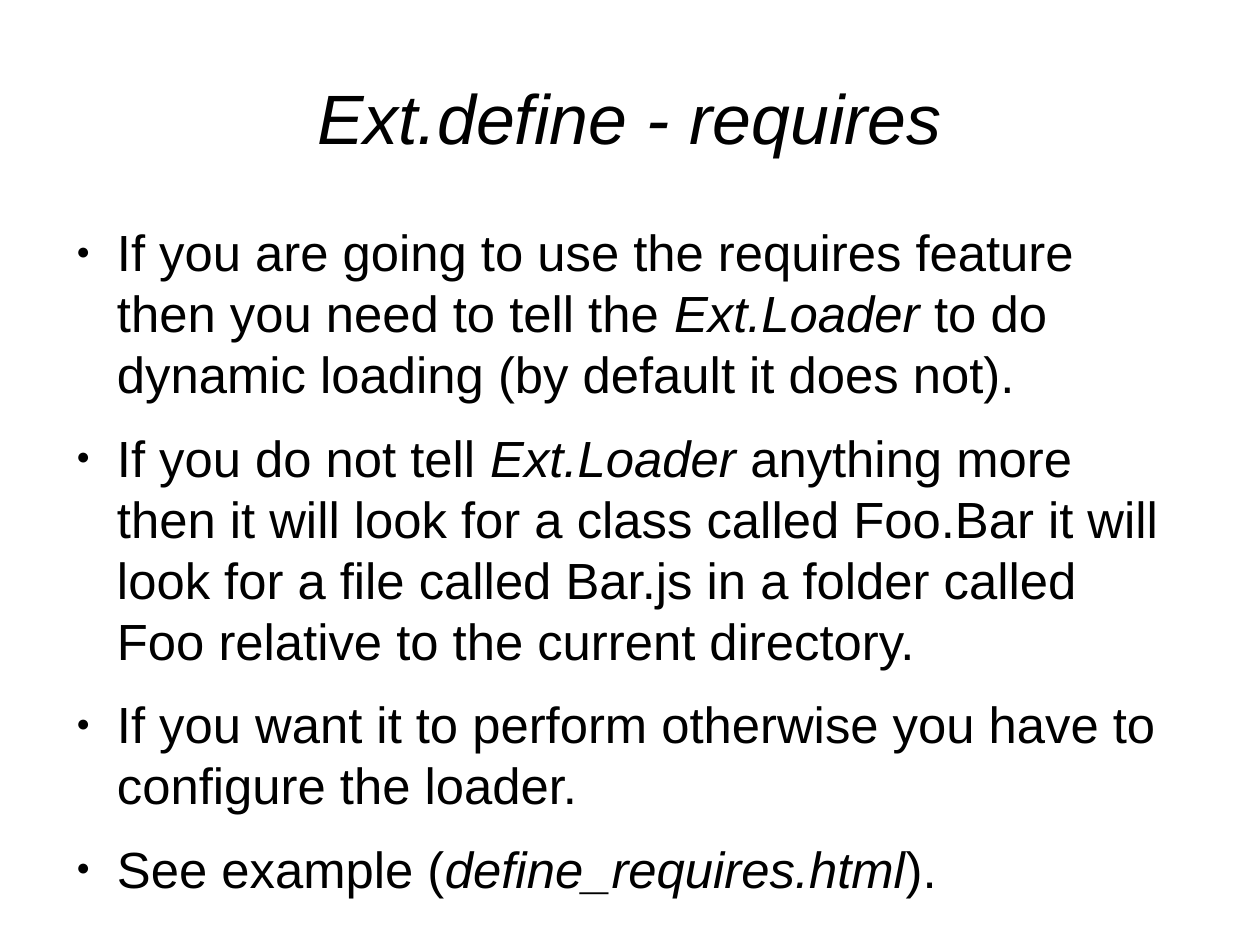
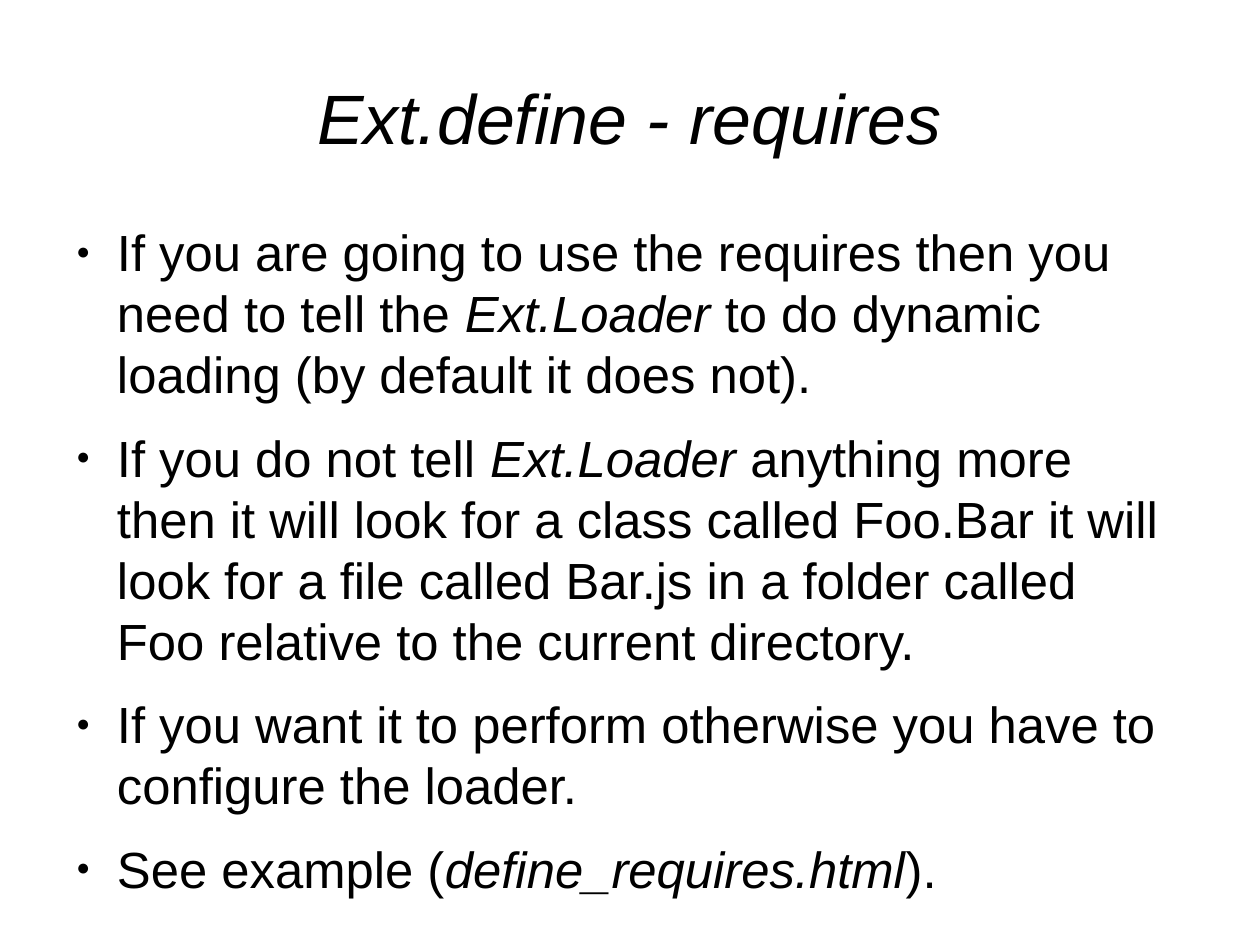
Before and after one commit to veltzer/demos, a slide deck: slide 22 of javascript/extjs/doc/extjs_oo.odp. Drawn at 1260x945 pixels with LibreOffice and Linux fonts; fonts in the diff are those of the drawing. Boxes give left, top, right and bottom in pixels: in the first picture for what was removed or moved away, otherwise in the second. Text is boxed around its words. In the diff, an @@ line names an element or a change of style, - is before the commit and + after.

```diff
--- a/javascript/extjs/doc/extjs_oo.odp
+++ b/javascript/extjs/doc/extjs_oo.odp
@@ text at (117,234,1110,404): text changed @@
-● If you are going to use the requires feature then you need to tell the Ext.Loader to do dynamic loading (by default it does not).
+● If you are going to use the requires then you need to tell the Ext.Loader to do dynamic loading (by default it does not).
```
Also in this commit, not shown: 2 other slides changed, 6 other files.
